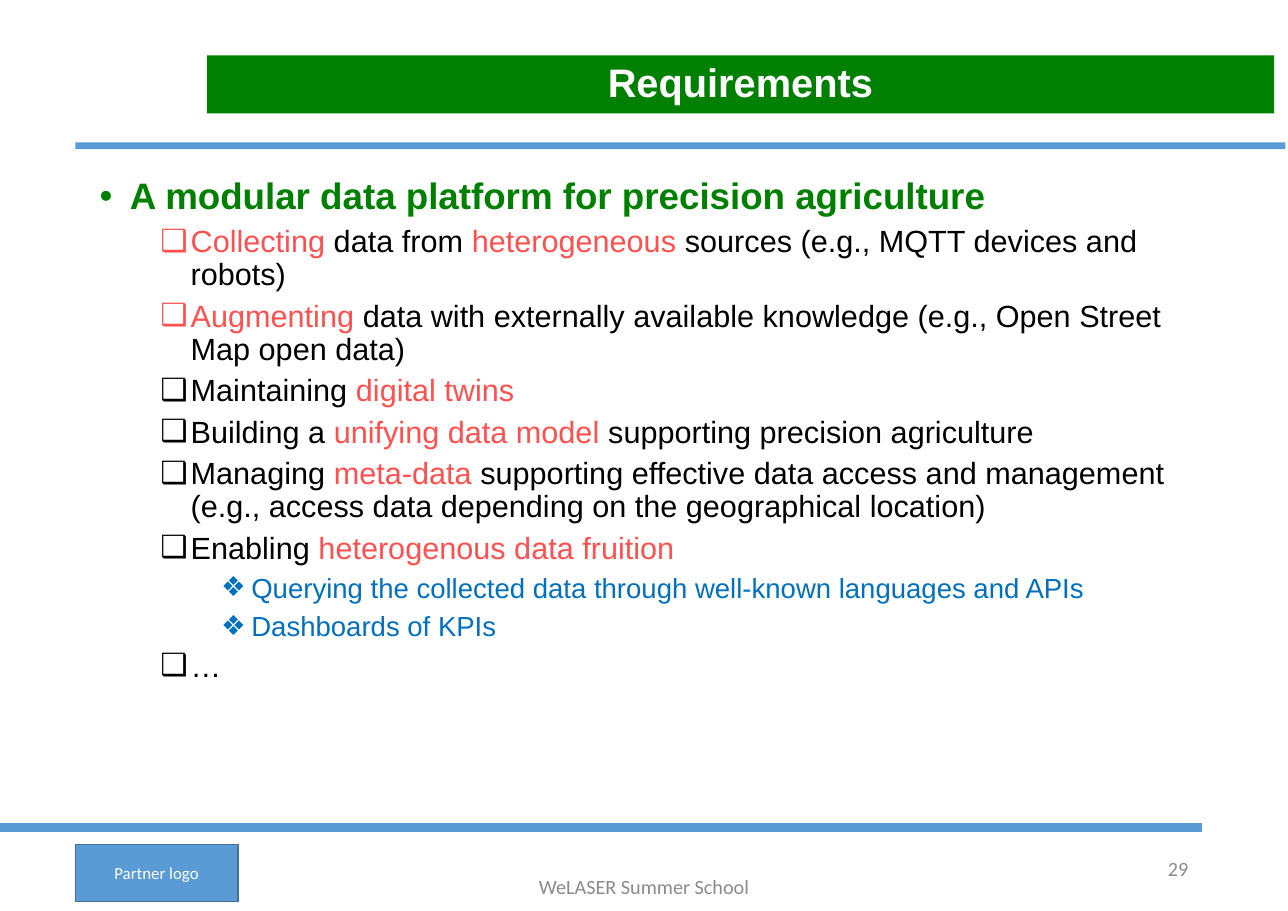
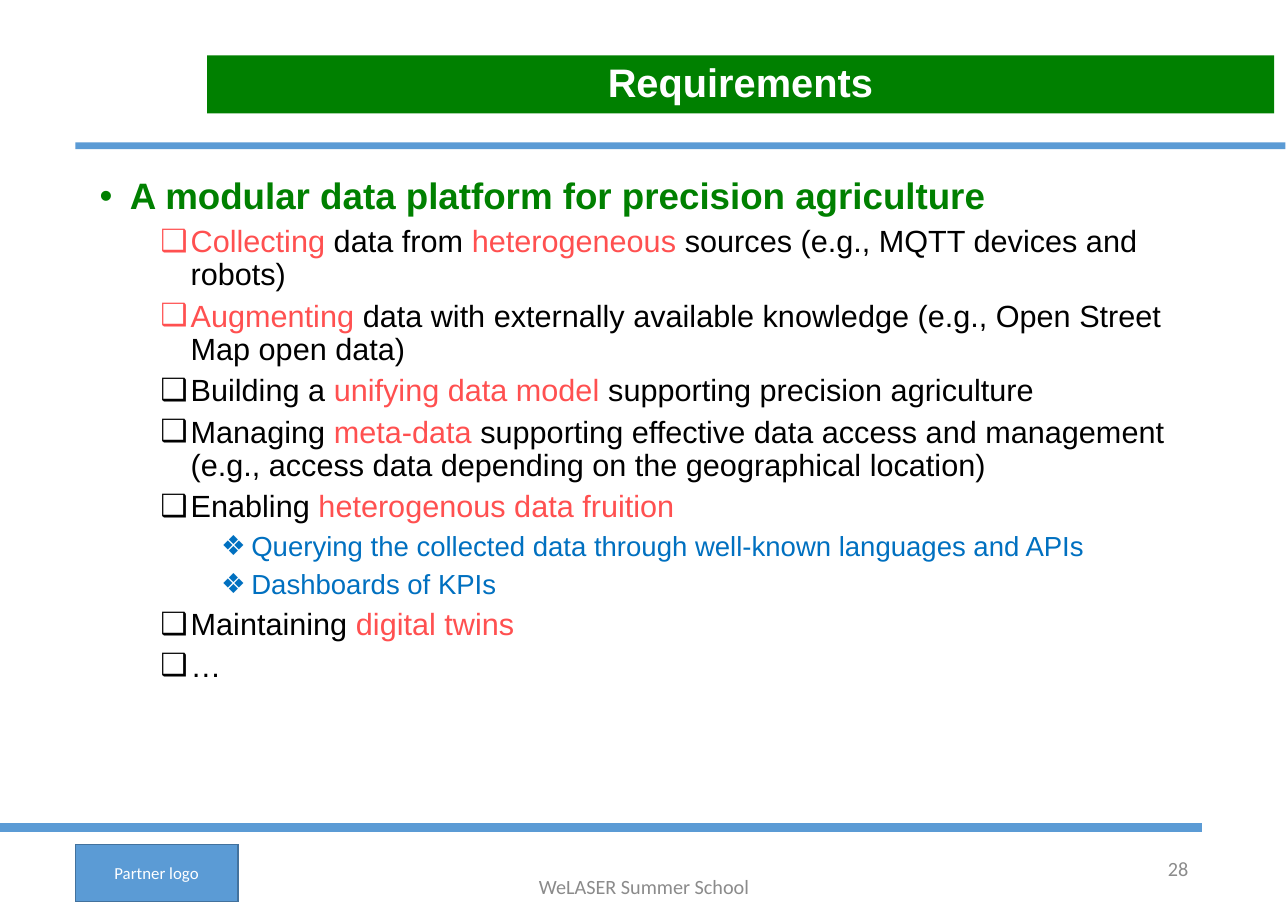
Before and after one commit to w4bo/2023-welaser-summerschool, a slide deck: slide 28 of WeLASER - SUMMER SCHOOL Template.pptx (slide 29 before the commit). Drawn at 1288x911 pixels with LibreOffice and Linux fonts; fonts in the diff are those of the drawing; background and template pictures are left out. Boxes give left, top, right and bottom in pixels: in the first picture for what was removed or moved away, otherwise in the second. Text is boxed around its words. In the diff, an @@ line names an element or a change of style, - is before the commit and + after.

```diff
--- a/WeLASER - SUMMER SCHOOL Template.pptx
+++ b/WeLASER - SUMMER SCHOOL Template.pptx
@@ text at <box>191,378,514,407</box>: paragraph removed @@
-  ❑ Maintaining digital twins
@@ text at <box>191,612,514,641</box>: paragraph added @@
+  ❑ Maintaining digital twins
@@ page number at <box>1168,862,1188,876</box>: text changed @@
-29
+28
```
Also in this commit, not shown: 2 other slides changed, 1 slide removed.
